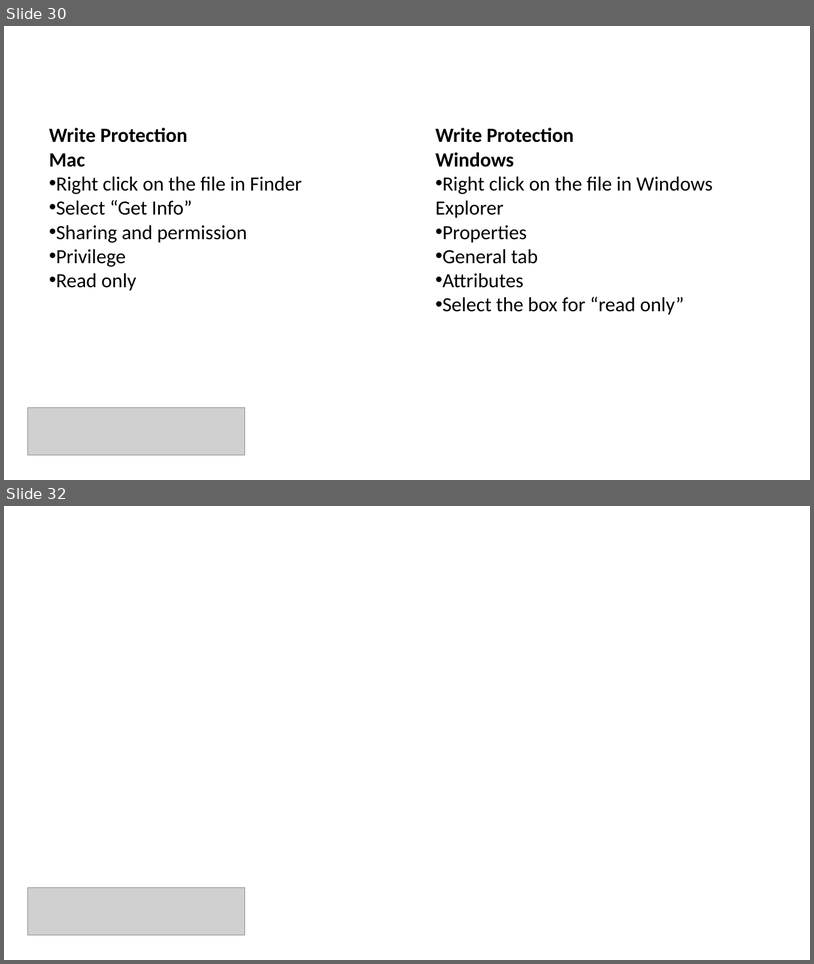
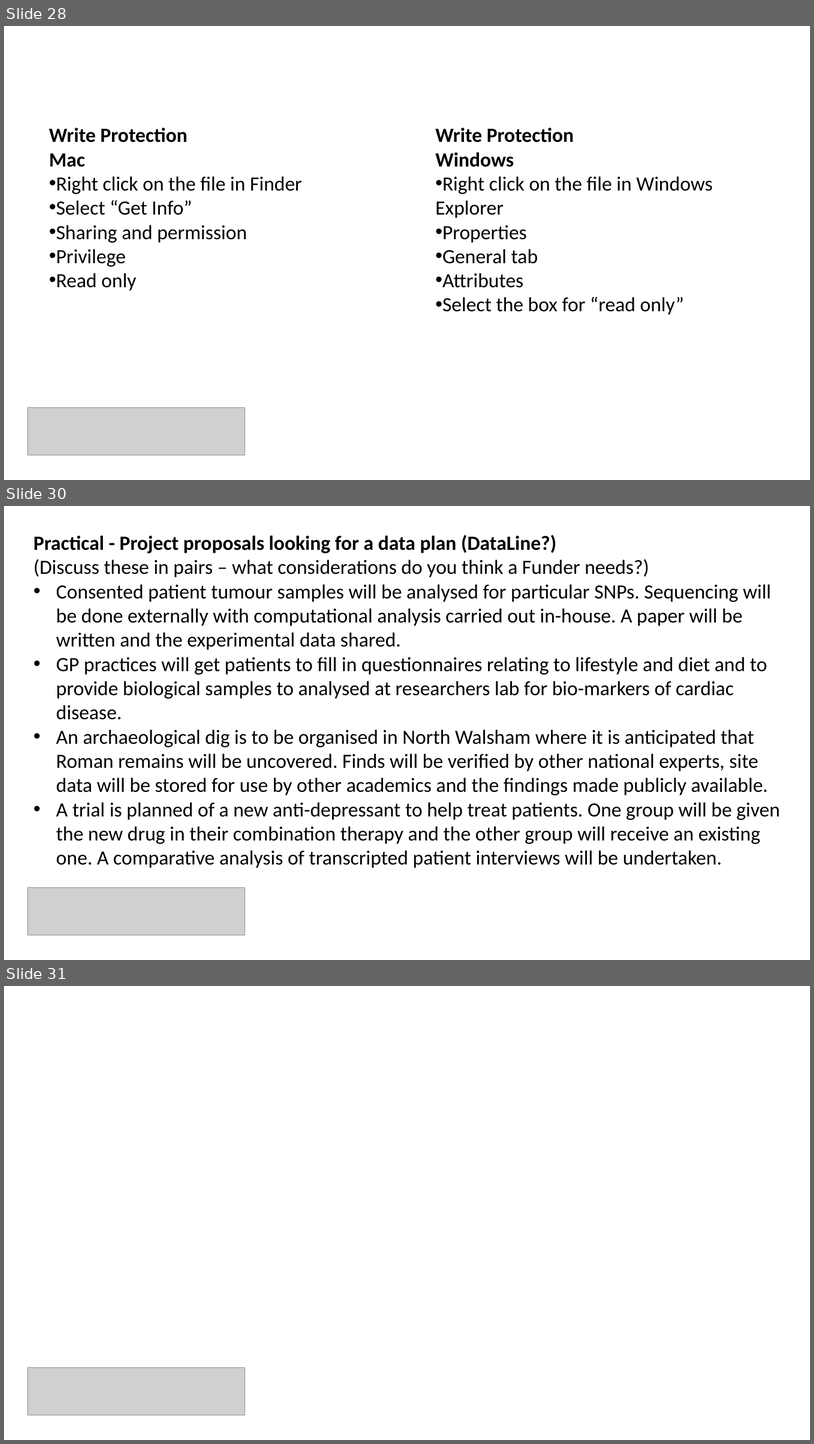
Before and after one commit to bioinformatics-core-shared-training/Managing-your-research-data, a slide deck: data-formatting.pptx. Shown one above the other, each under a label of ours: slides 30 and 32 before the commit, slides 28, 30 and 31 after it; the slides between them are not shown. The pictures are 814x964 and 814x1444 pixels, drawn with LibreOffice and Linux fonts; fonts in the diff are those of the drawing; grey boxes stand for pictures. Boxes give left, top, right and bottom in pixels: in the first picture for what was removed or moved away, otherwise in the second. Text is boxed around its words. In the diff, an @@ line names an element or a change of style, - is before the commit and + after.

```diff
--- a/data-formatting.pptx
+++ b/data-formatting.pptx
@@ slide 30 added at (4, 506, 810, 960), background #FFFFFF @@
@@ text added at (33, 535, 780, 868), 24 pt, text #000000 @@
+Practical - Project proposals looking for a data plan (DataLine?)
+(Discuss these in pairs – what considerations do you think a Funder needs?)
+• Consented patient tumour samples will be analysed for particular SNPs. Sequencing will be done externally with computational analysis carried out in-house. A paper will be written and the experimental data shared.
+• GP practices will get patients to fill in questionnaires relating to lifestyle and diet and to provide biological samples to analysed at researchers lab for bio-markers of cardiac disease.
+• An archaeological dig is to be organised in North Walsham where it is anticipated that Roman remains will be uncovered. Finds will be verified by other national experts, site data will be stored for use by other academics and the findings made publicly available.
+• A trial is planned of a new anti-depressant to help treat patients. One group will be given the new drug in their combination therapy and the other group will receive an existing one. A comparative analysis of transcripted patient interviews will be undertaken.
@@ picture added at (27, 887, 245, 935) @@
@@ what was slide 30 is now slide 28 @@
@@ what was slide 32 is now slide 31 @@
```
Also in this commit, not shown: 7 slides changed, 2 slides removed, 3 other files.
